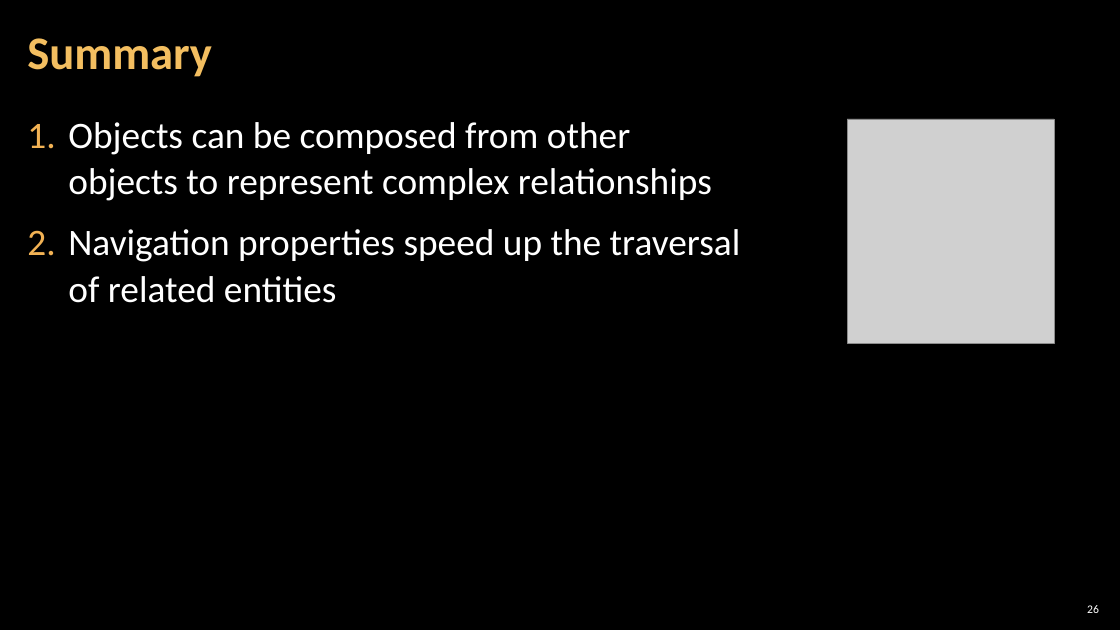
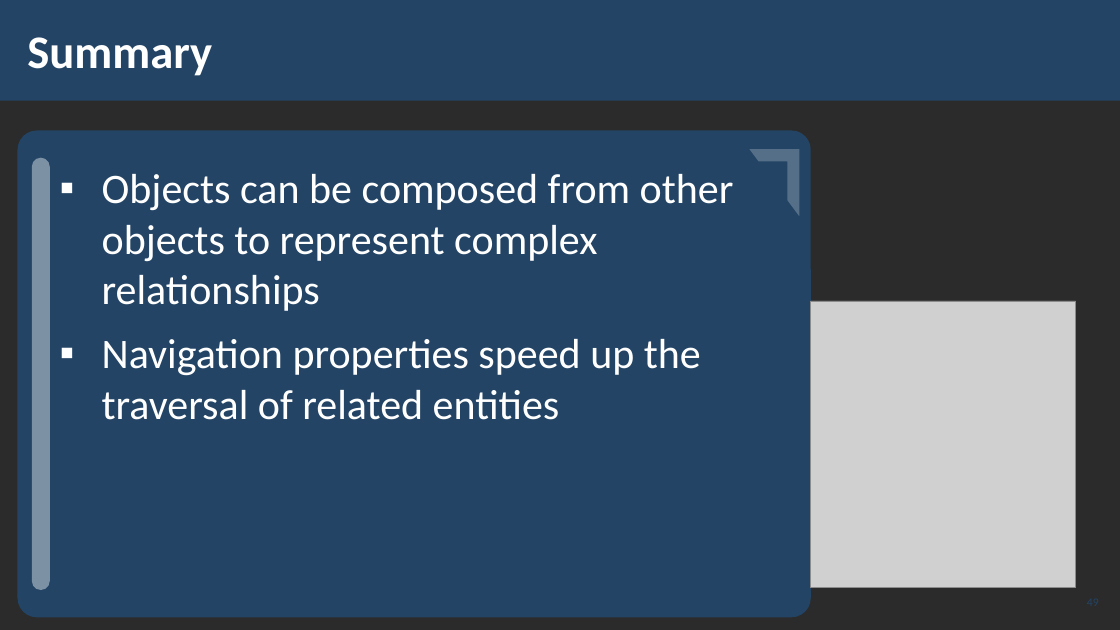
Before and after one commit to pirocorp/Databases-Advanced---Entity-Framework, a slide deck: slide 49 of 05. Entity Relations/05. DB-Advanced-EF-Core-Entity-Relations.pptx (slide 26 before the commit). Drawn at 1120x630 pixels with LibreOffice and Linux fonts; fonts in the diff are those of the drawing; grey boxes stand for pictures; background and template pictures are left out; a plain dark background stands for a picture behind light text. Boxes give left, top, right and bottom in pixels: in the first picture for what was removed or moved away, otherwise in the second. Text is boxed around its words. In the diff, an @@ line names an element or a change of style, - is before the commit and + after.

```diff
--- a/05. Entity Relations/05. DB-Advanced-EF-Core-Entity-Relations.pptx
+++ b/05. Entity Relations/05. DB-Advanced-EF-Core-Entity-Relations.pptx
@@ rectangle added at (x1=0, y1=0, x2=1120, y2=101), fill #234465 @@
@@ title "Summary" at (x1=27, y1=37, x2=212, y2=76): text colour #F3BE60 to #FFFFFF; line spacing 0.9 to 1 @@
@@ rounded rectangle added at (x1=18, y1=130, x2=811, y2=618), fill #234465 @@
@@ half frame added at (x1=750, y1=149, x2=799, y2=216), fill #FFFFFF at 23% opacity @@
@@ rounded rectangle added at (x1=32, y1=158, x2=50, y2=591), fill #FFFFFF at 41% opacity @@
@@ text "Objects can be composed from ..." moved from (x1=68, y1=122, x2=741, y2=303) to (x1=102, y1=174, x2=734, y2=420) @@
@@ text "Objects can be composed from ..." at (x1=102, y1=174, x2=734, y2=420): size 32 to 36 pt; bullet 1. to ▪; line spacing 40pt to 1 @@
@@ picture resized from (x1=847, y1=119, x2=1054, y2=344) to (x1=811, y1=301, x2=1075, y2=587) @@
@@ page number at (x1=1087, y1=605, x2=1099, y2=613): text changed; text colour #FFFFFF to #234465 @@
-26
+49
```
Also in this commit, not shown: 27 other slides changed, 27 slides added, 3 slides removed.
